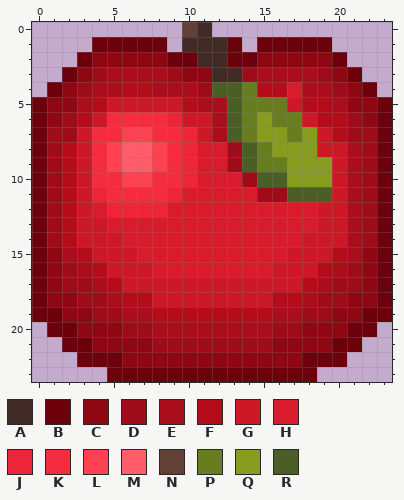
Pixel-art sprite: static/apple2.png. Above: the version before the commit.
The file is 24x24 pixels.
Palette (. is transparent): A #402b27  B #6c010b  C #8e0713  D #9f0c19  E #aa0d1b  F #b50c1a  G #cc1827  H #d91c2c  J #ee2536  K #f42c3d  L #ff4252  M #ff5d6a  N #614035  P #677d1f  Q #879c1f  R #4b5e26
Pixels before, first column x 0:
 0 ..........NA............
 1 ....BBBBB.AAAB.BBBBB....
 2 ...BCCCCCBBAABBCCCCCB...
 3 ..BCDEEEEDCCAADEEEEDCB..
 4 .BCDEEFFEEEDRRPFFHEEDCB.
 5 BCCEFGGGGGFEERPPPGFFECCB
 6 BCDFGKKKKJGGERPQPPGFFDCB
 7 BDDGKKLLKKJGERPQQPQGFDDB
 8 BDFGKLMMLKJHHDRPQQQGGEDB
 9 BDFGKLMMLKJHHDRPPQQQGEDB
10 BDFGKKLLKKJHHHDRRQQQGEDB
11 BDFGJKKKKJHHHHHDDRRRGEDB
12 BDFGHJJJJHHHHHHHHHHGGEDB
13 BDFGGHHHHHHHHHHHHHHGGEDB
14 BDFGGGHHHHHHHHHHHHGGGEDB
15 BCEFGGGHHHHHHHHHHGGGFECB
16 BCDEFGGGHHHHHHHHGGGFEDCB
17 BCDDEFGGGGGGGGGGGGFEDDCB
18 BCCDDEFFGGGGGGGGFFEDDCCB
19 BBCCDDEEFFFFFFFFEEDDCCBB
20 .BBCCCDDEEEEEEEEDDCCCBB.
21 ..BBCCCCDDDDDDDDCCCCBB..
22 ...BBBCCCCCCCCCCCCBBB...
23 .....BBBBBBBBBBBBBB.....
After:
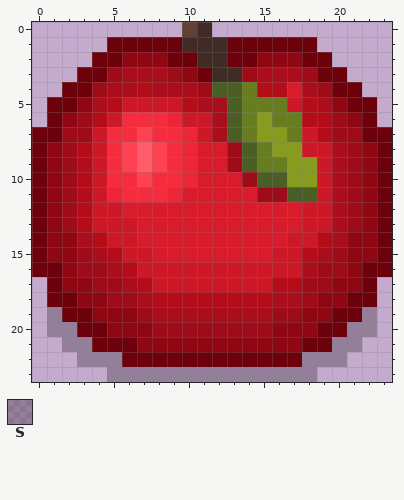
Colours new in this view: S #00000040
Difference:
The edit adds colour B in row 1 at x 9 and 14.
Colour C gives way to colour B in row 2 at x 4 to 5 and 18 to 19; in row 3 at x 3, 11 and 20; in row 4 at x 2 and 21; in row 5 at x 1 to 2 and 21 to 22; in row 6 at x 1 and 22; in rows 16 to 17 at x 1 and 22.
Colour C gives way to colour B in row 18 at x 1 to 2 and 21 to 22; in row 19 at x 2 to 3 and 20 to 21; in row 20 at x 3 to 4 and 19 to 20; in row 21 at x 4 to 6 and 18 to 19; in row 22 at x 6 to 17.
Colour D gives way to colour B in row 3 at x 4 and 19; in row 4 at x 3 and 20; in row 7 at x 1 and 22.
Colour D gives way to colour C in row 6 at x 2 and 21; in rows 8 to 14 at x 1 and 22; in row 16 at x 2 and 21; in row 17 at x 2 to 3 and 20 to 21; in row 18 at x 3 to 4 and 19 to 20; in row 19 at x 4 to 5 and 18 to 19.
Colour D gives way to colour C in row 20 at x 6 to 7 and 16 to 17; in row 21 at x 8 to 15.
Colour E gives way to colour C in row 5 at x 3 and 20; in row 14 at x 21; in row 15 at x 2 and 21; in row 19 at x 6.
Colour F gives way to colour C in row 14 at x 2.
Colour E gives way to colour D in row 3 at x 5 and 18; in row 4 at x 4 and 19; in rows 8 to 13 at x 21; in row 16 at x 3 and 20; in row 17 at x 4 and 19; in row 18 at x 5 and 18.
Colour E gives way to colour D in row 19 at x 7 and 16 to 17; in row 20 at x 8 to 15.
Colour F gives way to colour D in row 6 at x 3 and 20; in row 7 at x 20; in rows 8 to 13 at x 2; in row 15 at x 3 and 20; in row 16 at x 4 and 19; in row 17 at x 5 and 18.
Colour F gives way to colour D in row 18 at x 6.
Colour G gives way to colour D in row 7 at x 3.
Colour F gives way to colour E in row 4 at x 6; in row 5 at x 4 and 19; in row 18 at x 7 and 16 to 17; in row 19 at x 8 to 15.
Colour G gives way to colour E in rows 8 to 13 at x 20; in row 14 at x 3 and 20; in row 15 at x 4 and 19; in row 16 at x 5 and 18; in row 17 at x 6.
Colour G gives way to colour F in row 5 at x 5; in row 6 at x 4 and 18; in row 7 at x 19; in rows 8 to 13 at x 3; in row 14 at x 4 and 19; in row 15 at x 5 and 18.
Colour G gives way to colour F in row 16 at x 6; in row 17 at x 7 and 16 to 17; in row 18 at x 8 to 15.
Colour H gives way to colour G in row 12 at x 4 and 18; in row 13 at x 5 to 6 and 18; in row 14 at x 6 and 17; in row 15 at x 7 and 16; in row 16 at x 8 to 15.
Colour J gives way to colour G in row 11 at x 4; in row 12 at x 5.
Colour K gives way to colour G in row 6 at x 5; in rows 7 to 10 at x 4.
Colour Q gives way to colour G in rows 7 to 8 at x 18; in rows 9 to 10 at x 19.
Colour R gives way to colour G in row 11 at x 19.
Colour J gives way to colour H in row 12 at x 6 to 8.
Colour K gives way to colour J in row 11 at x 5.
Colour L gives way to colour K in row 7 at x 6; in rows 8 to 9 at x 5; in row 10 at x 6.
Colour M gives way to colour L in rows 8 to 9 at x 6.
Colour B gives way to colour S in row 19 at x 1 and 22; in row 20 at x 1 to 2 and 21 to 22; in row 21 at x 2 to 3 and 20 to 21; in row 22 at x 3 to 5 and 18 to 20; in row 23 at x 5 to 18.
The edit erases colour B in row 1 at x 4 and 19; in row 2 at x 3 and 20; in row 3 at x 2 and 21; in row 4 at x 1 and 22; in rows 5 to 6 at x 0 and 23; in rows 17 to 19 at x 0 and 23.
Where, in picture pixels (left, top, right, bottom), the same in both pictures:
changed: (32, 37, 392, 382)
